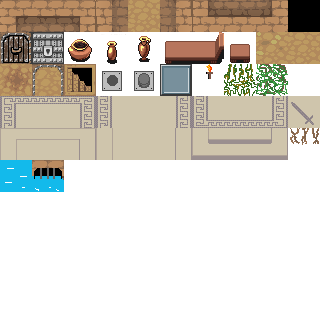
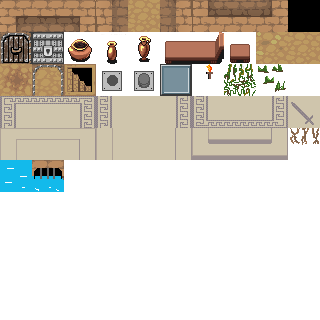
The second 320×320 image is a revision of the first. Changes to its layers:
painted on "greece.png" over [225, 64, 288, 96]
